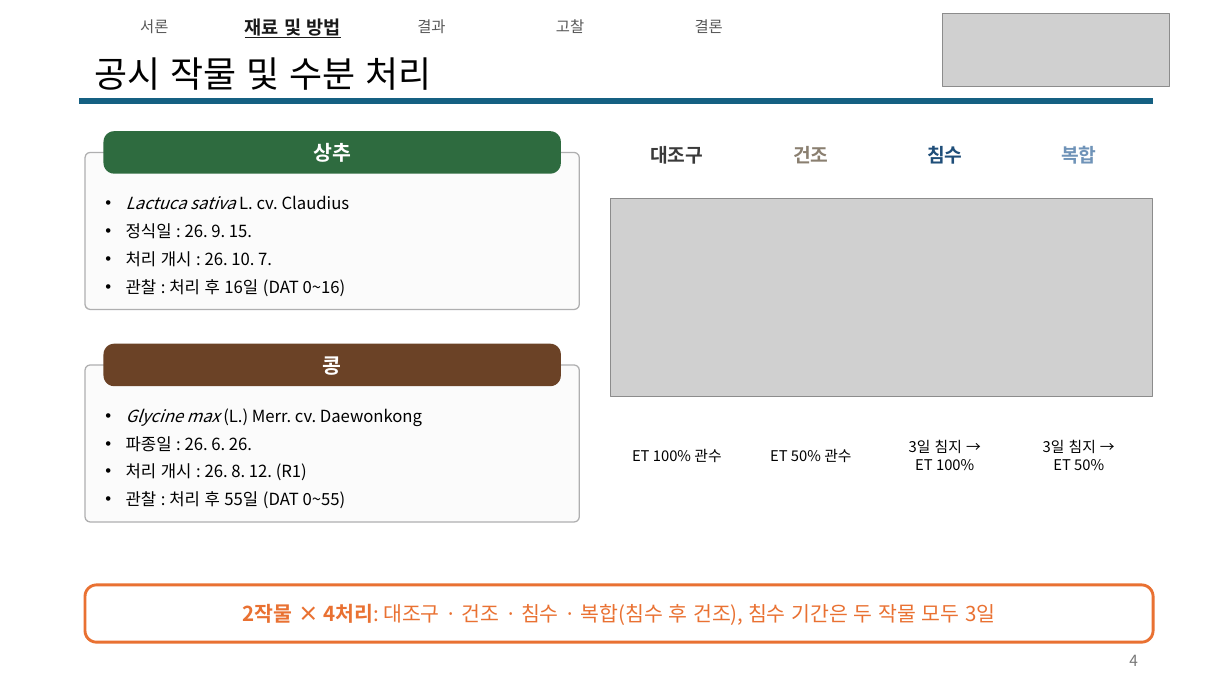
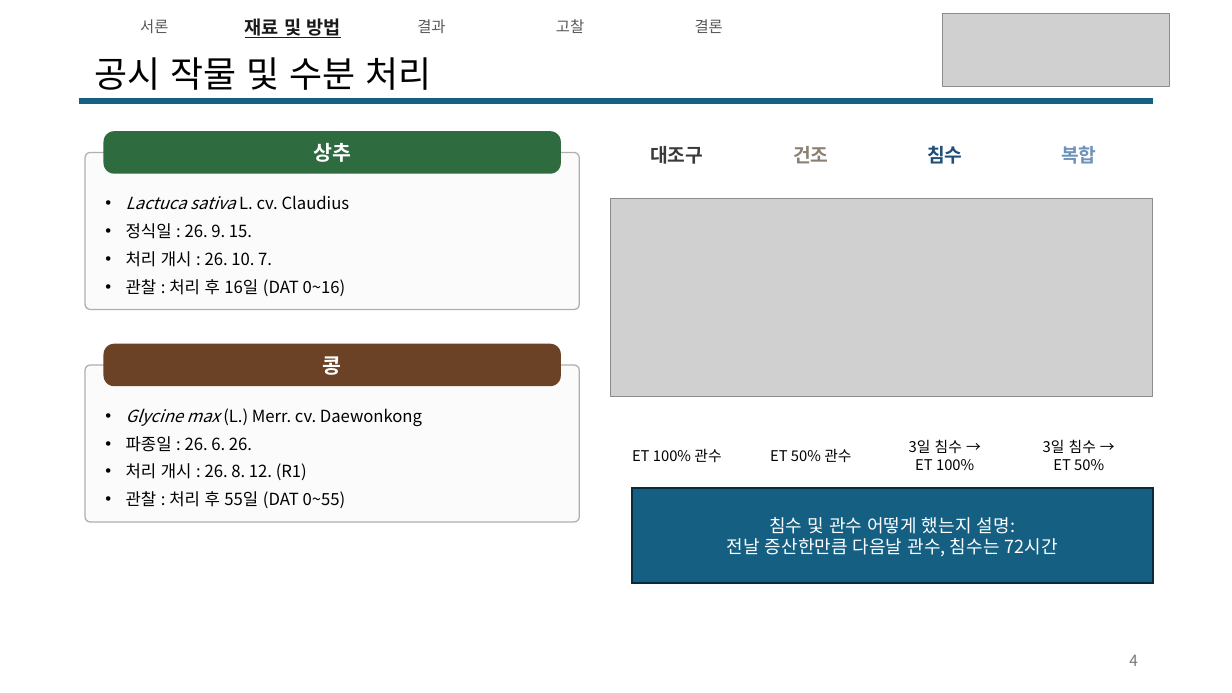
Before and after one commit to YunJM20/-, a slide deck: slide 4 of 구두발표_콩vs로메인상추_v8.pptx. Drawn at 1232x693 pixels with LibreOffice and Linux fonts; fonts in the diff are those of the drawing; grey boxes stand for pictures. Boxes give left, top, right and bottom in pixels: in the first picture for what was removed or moved away, otherwise in the second. Text is boxed around its words. In the diff, an @@ line names an element or a change of style, - is before the commit and + after.

```diff
--- a/구두발표_콩vs로메인상추_v8.pptx
+++ b/구두발표_콩vs로메인상추_v8.pptx
@@ text at bbox=[909, 439, 962, 453]: text changed @@
-3일 침지 →
+3일 침수 →
@@ text at bbox=[1043, 439, 1096, 453]: text changed @@
-3일 침지 →
+3일 침수 →
@@ rectangle added at bbox=[632, 488, 1153, 583], fill #156082, outline #092A39 1.5 pt, 14 pt, text #FFFFFF @@
+침수 및 관수 어떻게 했는지 설명:
+전날 증산한만큼 다음날 관수, 침수는 72시간
@@ rounded rectangle removed at bbox=[85, 585, 1153, 642] @@
-2작물 × 4처리: 대조구 · 건조 · 침수 · 복합(침수 후 건조), 침수 기간은 두 작물 모두 3일
```
Also in this commit, not shown: 14 other slides changed.
